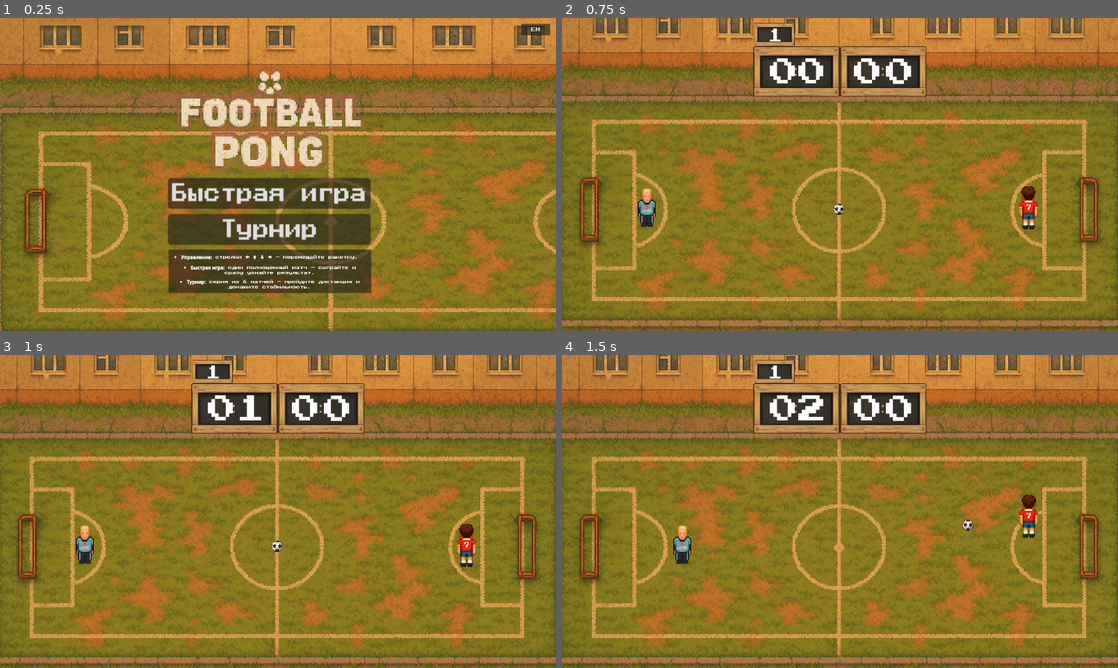
Above: before the commit, frames 1-4 (two rows, left to right).
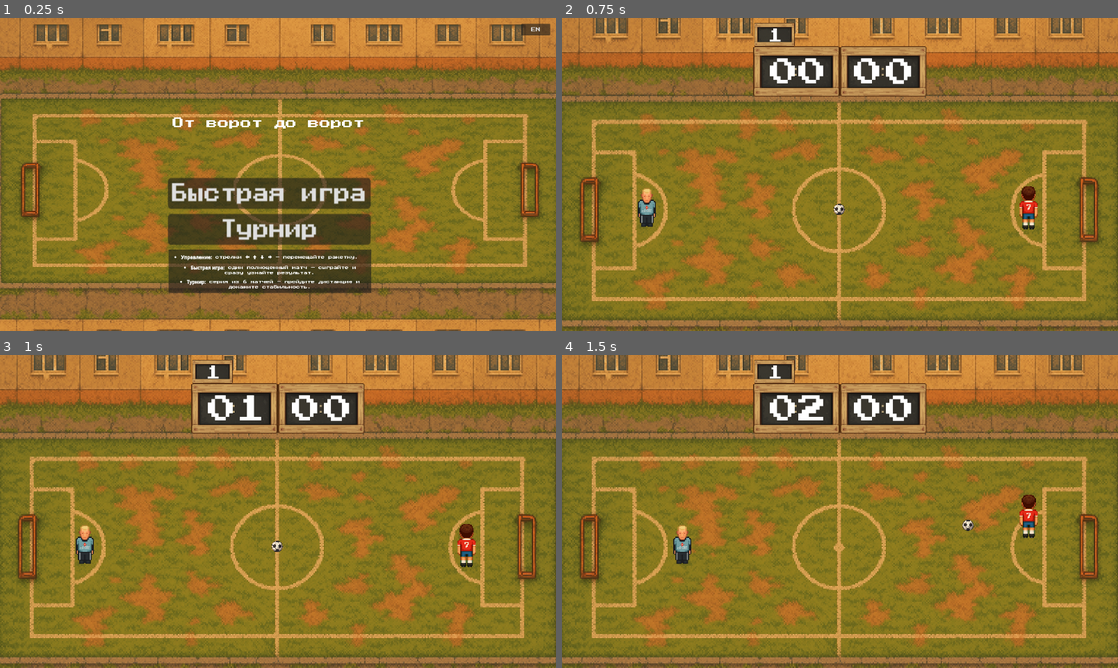
Above: after the commit, the same moments.

Repository: supervi5w4/footballpong
Game: Godot game, scene res://scenes/menu.tscn
The game is run twice, just before and just after one commit, with the same random seed, the same clock (stepped at 60 frames per second) and the same inputs.
Inputs (mouse positions are in pixels of both pictures, inside the frame that each line leads up to):
- Up to frame 1 (0.25 s): no input
- Up to frame 2 (0.75 s): click "Быстрая игра" at 0.5 s
- Up to frame 3 (1 s): no input
- Up to frame 4 (1.5 s): tap Enter (ui_accept) at 1.25 s; move the mouse to (962, 495) at 1.27 s; hold Right (ui_right) from 1.28 s (still down); tap R at 1.35 s; click (962, 495) at 1.42 s

The runs differ from the first frame. In frame 1, 49% of the frame differs, in the area x 0-100%, y 0-100%; in frame 2, nothing differs; in frame 3, nothing differs; in frame 4, nothing differs.

Commit message:
Add files via upload

Diff:
--- a/scenes/menu.tscn
+++ b/scenes/menu.tscn
@@ -1,6 +1,5 @@
-[gd_scene load_steps=5 format=3 uid="uid://b21yhhp0h4evk"]
+[gd_scene load_steps=4 format=3 uid="uid://b21yhhp0h4evk"]
 
-[ext_resource type="Texture2D" uid="uid://bemigg6chvtat" path="res://assets/menu/menu_logo.png" id="1_con2f"]
 [ext_resource type="Script" uid="uid://c3qdudys24dc0" path="res://scenes/menu.gd" id="1_mhnvy"]
 [ext_resource type="FontFile" uid="uid://crbejkyhfw2bi" path="res://fonts/PressStart2P-Regular.ttf" id="1_vjb58"]
 [ext_resource type="Texture2D" uid="uid://37rfb12sxmf4" path="res://assets/gfx/field.png" id="2_mhnvy"]
@@ -21,7 +20,7 @@
 anchor_bottom = 1.0
 grow_horizontal = 2
 grow_vertical = 2
-scale = Vector2(1.3, 1.3)
+scale = Vector2(1.1, 1.1)
 texture = ExtResource("2_mhnvy")
 
 [node name="VBoxContainer" type="VBoxContainer" parent="."]
@@ -50,23 +49,6 @@
 layout_mode = 2
 theme_override_fonts/font = ExtResource("1_vjb58")
 text = "Турнир"
-
-[node name="menu_logo" type="TextureRect" parent="."]
-clip_contents = true
-layout_mode = 1
-anchors_preset = -1
-anchor_left = 0.298958
-anchor_top = -0.000925926
-anchor_right = 0.672292
-anchor_bottom = 0.662778
-offset_right = 307.2
-offset_bottom = 307.2
-grow_horizontal = 0
-grow_vertical = 2
-scale = Vector2(0.7, 0.7)
-mouse_filter = 2
-texture = ExtResource("1_con2f")
-metadata/_edit_use_anchors_ = true
 
 [node name="LangButton" type="Button" parent="."]
 unique_name_in_owner = true
@@ -124,3 +106,15 @@
 scroll_active = false
 autowrap_mode = 2
 horizontal_alignment = 1
+
+[node name="Title" type="Label" parent="."]
+layout_mode = 0
+offset_left = 596.0
+offset_top = 343.0
+offset_right = 1259.0
+offset_bottom = 382.0
+theme_override_fonts/font = ExtResource("1_vjb58")
+theme_override_font_sizes/font_size = 39
+text = "От ворот до ворот"
+horizontal_alignment = 1
+vertical_alignment = 1
